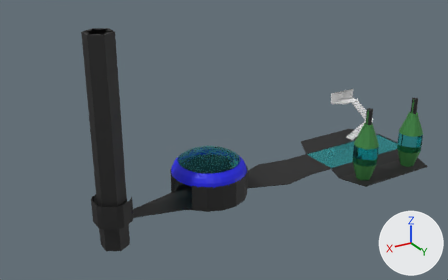
The Blender file Assets/BlenderModels/Chapter1-2/Chapter1-2Mesh.blend: old version first, new version second.
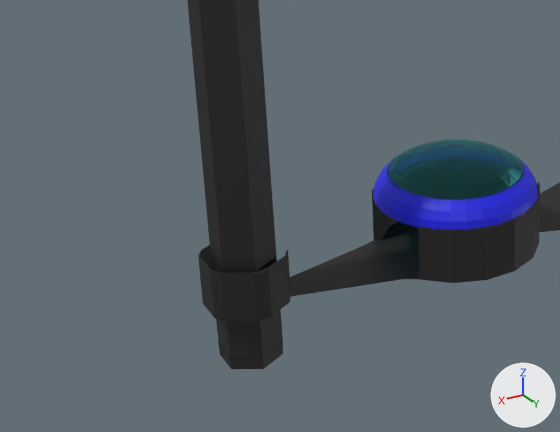
There are two pictures of each version: one whole from a 50 mm lens placed at (64.7, 94.4, 62.5), pointed at (8.0, -0.3, 15.2), one close up on the part from 0% to 57% of the width and 29% to 100% of the height. Arrows for +X, +Y and +Z are at lower right; the lights stay in place.

The older version as bpy lines, for what is in view:
```python
me_cylinder_001 = bpy.data.meshes.new('Cylinder.001')
me_cylinder_001.from_pydata(...)  # 354 vertices, 296 faces; spans x -1.0..5.0, y -1.0..1.0, z -269.0..277.0
me_cylinder_001.materials.append(mat_elevatorshaft_002)  # dark grey #4c4c4c
me_cylinder_007 = bpy.data.meshes.new('Cylinder.007')
me_cylinder_007.from_pydata(...)  # 204 vertices, 165 faces; spans x -1.0..1.0, y -1.0..1.0, z -269.0..1.0
me_cylinder_007.materials.append(mat_elevatorshaft_003)  # dark grey #4c4c4c
me_sphere = bpy.data.meshes.new('Sphere')
me_sphere.from_pydata(...)  # 257 vertices, 256 faces; spans x -1.0..1.0, y -1.0..1.0, z 0.0..1.0
# faces by material slot: [160, 96]
me_sphere.materials.append(mat_glass_001)
me_sphere.materials.append(mat_centermat)  # blue #161ae7
ob_elevatorshaft_002 = bpy.data.objects.new('ElevatorShaft.002', me_cylinder_001)
ob_elevatorshaft_002.location = (31.76, 0.67, 5.19)
ob_elevatorshaft_002.rotation_euler = (-3.142, -3.142, 0.0)  # degrees (-180, -180, 0)
ob_elevatorshaft_002.scale = (2.7, 2.7, 0.0158)
ob_elevatorshaft_003 = bpy.data.objects.new('ElevatorShaft.003', me_cylinder_007)
ob_elevatorshaft_003.location = (31.76, 0.67, 39.27)
ob_elevatorshaft_003.scale = (2.66, 2.66, 0.146)
ob_sphere = bpy.data.objects.new('Sphere', me_sphere)
ob_sphere.location = (11.88, 0.69, 10.04)
ob_sphere.rotation_euler = (0.0, 0.0, 0.000778)  # degrees (0, 0, 0)
ob_sphere.scale = (7.28, 7.28, 4.04)
_m = ob_sphere.modifiers.new('Solidify', 'SOLIDIFY')
_m.thickness = 0.05
_m.use_even_offset = True
# also in view: 'ElevatorShaft.001' at (-9.2, 1.2, 7.1)
```
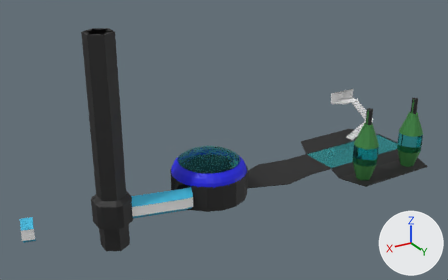
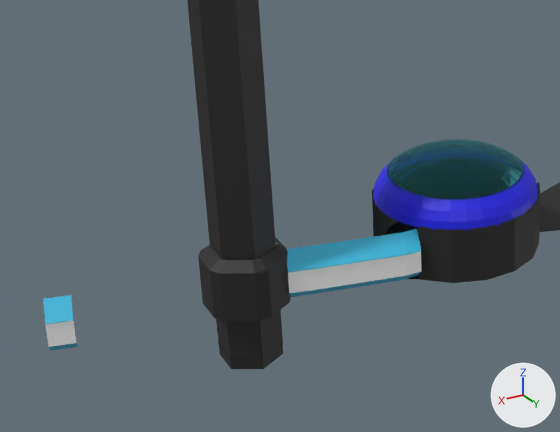
Commit message: more chapter1-2 model changes

Patch to the scene script:
```diff
--- a/Assets/BlenderModels/Chapter1-2/Chapter1-2Mesh.blend.py
+++ b/Assets/BlenderModels/Chapter1-2/Chapter1-2Mesh.blend.py
@@ mat_material_004 @@
+mat_material_004 = principled_material('Material.004')
+mat_material_004.base_color = (0.0439, 0.513, 0.774)  # cyan #3bbee4
@@ mat_material_005 @@
+mat_material_005 = principled_material('Material.005')
+mat_material_005.base_color = (1.0, 1.0, 1.0)  # white #ffffff
@@ mat_material_001 @@
+mat_material_001 = principled_material('Material.001')
+mat_material_001.base_color = (0.0439, 0.513, 0.774)  # cyan #3bbee4
@@ mat_material_003 @@
+mat_material_003 = principled_material('Material.003')
+mat_material_003.base_color = (1.0, 1.0, 1.0)  # white #ffffff
@@ me_cylinder_001 @@
 # used by ob_elevatorshaft_002; location = (31.76, 0.67, 5.19); rotation_euler = (-3.142, -3.142, 0.0), in degrees (-180, -180, 0); scale = (2.7, 2.7, 0.0158)
-me_cylinder_001.from_pydata(...)  # 354 vertices, 296 faces; spans x -1.0..5.0, y -1.0..1.0, z -269.0..277.0
+me_cylinder_001.from_pydata(...)  # 398 vertices, 340 faces; spans x -1.0..5.0, y -1.0..1.0, z -269.0..320.0
+# me_cylinder_001 part 1
+# 12 faces are deleted
+# 4 vertices in x 0.0, y -1.0, z 277.0 move by (0.0, 0.0, -2.0)
+# 11 vertices are added at x -1.0..1.0, y -1.0..1.0, z 274.0..320.0
+# 33 new vertices lie (0.0, 0.0, 45.0) away from vertices in x -1.0..1.0, y -1.0..1.0, z 275.0..277.0
+# 56 new faces join them
 me_cylinder_001.materials.append(mat_elevatorshaft_002)
@@ me_plane_009 @@
+me_plane_009.from_pydata(...)  # 24 vertices, 18 faces; spans x -1.01..1.01, y -2.26..2.31, z -0.11..1.55
+# faces by material slot: [14, 4]
+me_plane_009.materials.append(mat_material_004)  # cyan #3bbee4
+me_plane_009.materials.append(mat_material_005)  # white #ffffff
@@ me_plane_007 @@
+me_plane_007.from_pydata(...)  # 48 vertices, 42 faces; spans x -10.22..1.01, y -2.26..2.31, z -0.11..2.14
+# faces by material slot: [34, 8]
+me_plane_007.materials.append(mat_material_001)  # cyan #3bbee4
+me_plane_007.materials.append(mat_material_003)  # white #ffffff
@@ ob_plane_001 @@
+ob_plane_001 = bpy.data.objects.new('Plane.001', me_plane_009)
+ob_plane_001.location = (47.4, 3.65, 8.57)
+ob_plane_001.rotation_euler = (1.571, 0.0, -0.262)  # degrees (90, 0, -15)
@@ ob_plane_002 @@
+ob_plane_002 = bpy.data.objects.new('Plane.002', me_plane_007)
+ob_plane_002.location = (28.13, 3.65, 7.37)
+ob_plane_002.rotation_euler = (1.571, 0.0, -0.262)  # degrees (90, 0, -15)
```

Where the change shows, as pixel boxes (x1, y1, x2, y2) in the close-ups (560 x 432 px):
'ElevatorShaft.002', reshaped
    before: (198, 242, 403, 359)
    after: (198, 237, 291, 359)
'Plane.002', added
    after: (286, 229, 422, 297)
    faces in mat_material_001 (cyan #3bbee4): (286, 229, 421, 297)
    faces in mat_material_003 (white #ffffff): (288, 251, 422, 293)
'Plane.001', added
    after: (43, 295, 78, 351)
    faces in mat_material_004 (cyan #3bbee4): (43, 295, 78, 351)
    faces in mat_material_005 (white #ffffff): (45, 321, 76, 347)
part 1 of me_cylinder_001, built on
    before: (199, 245, 288, 274)
    after: (198, 237, 288, 274)
